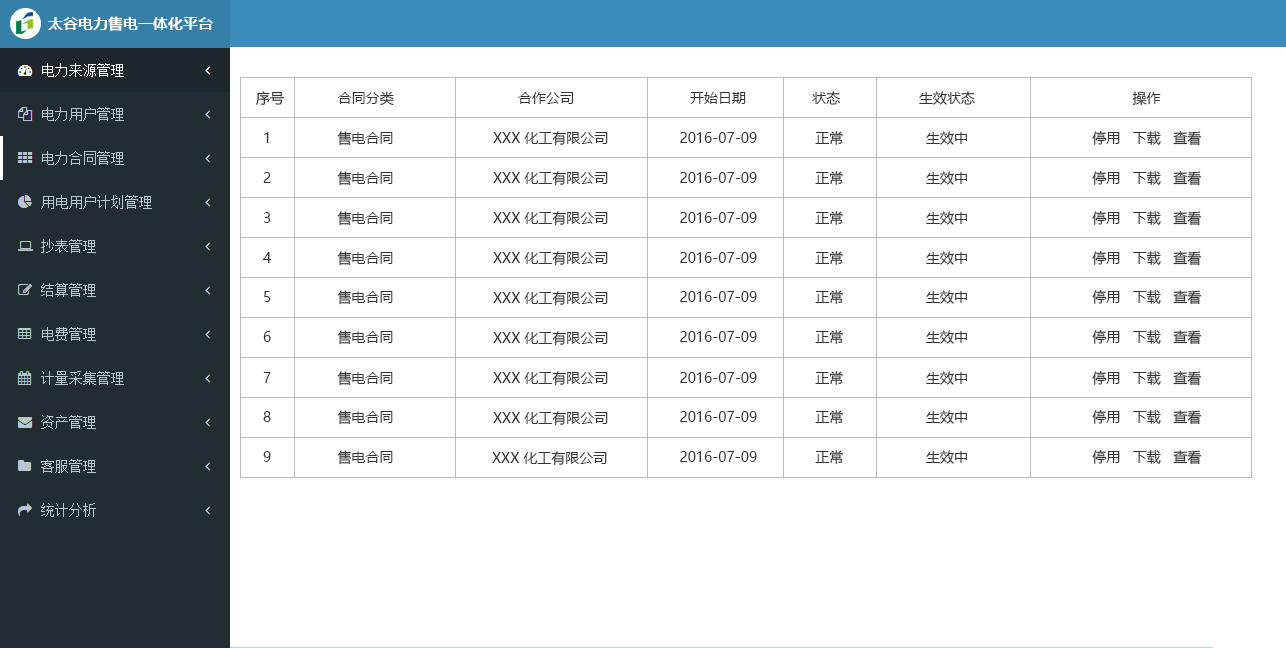
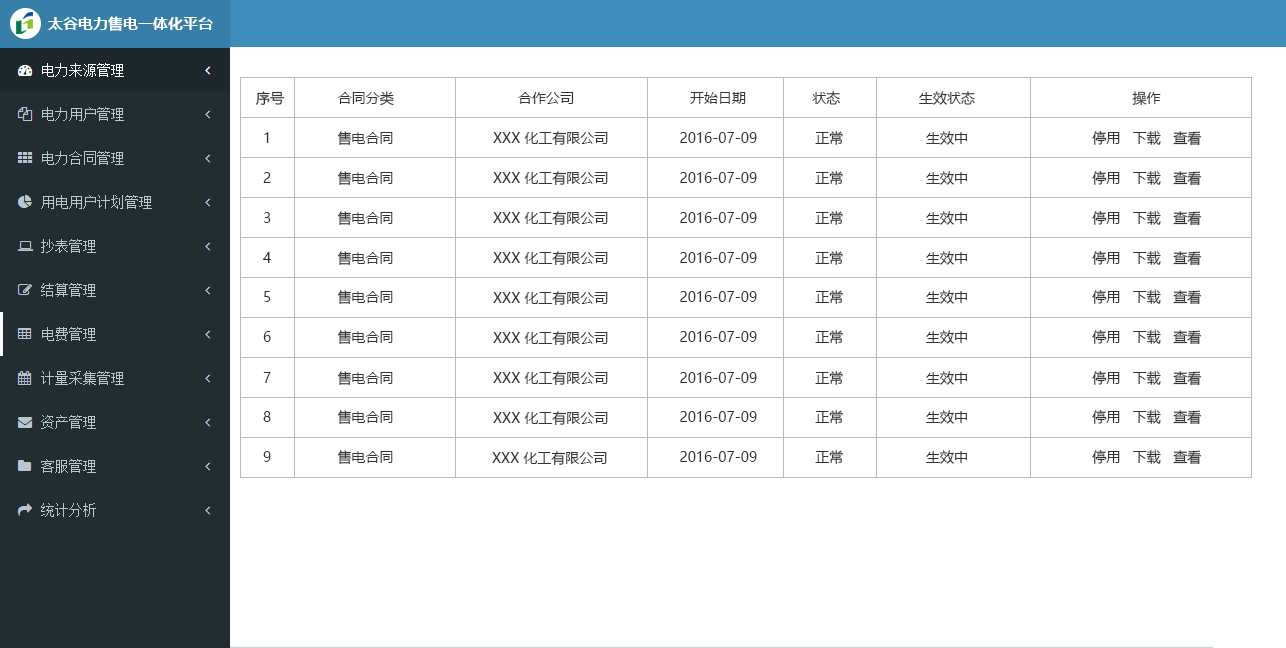
Two versions of the same layered image (1286×648). Layer-by-layer changes:
removed layer "矩形 8 拷贝" from group "ALL" over [0, 136, 3, 180]
added layer "矩形 8 拷贝 2" in group "ALL" over [0, 312, 3, 356]
